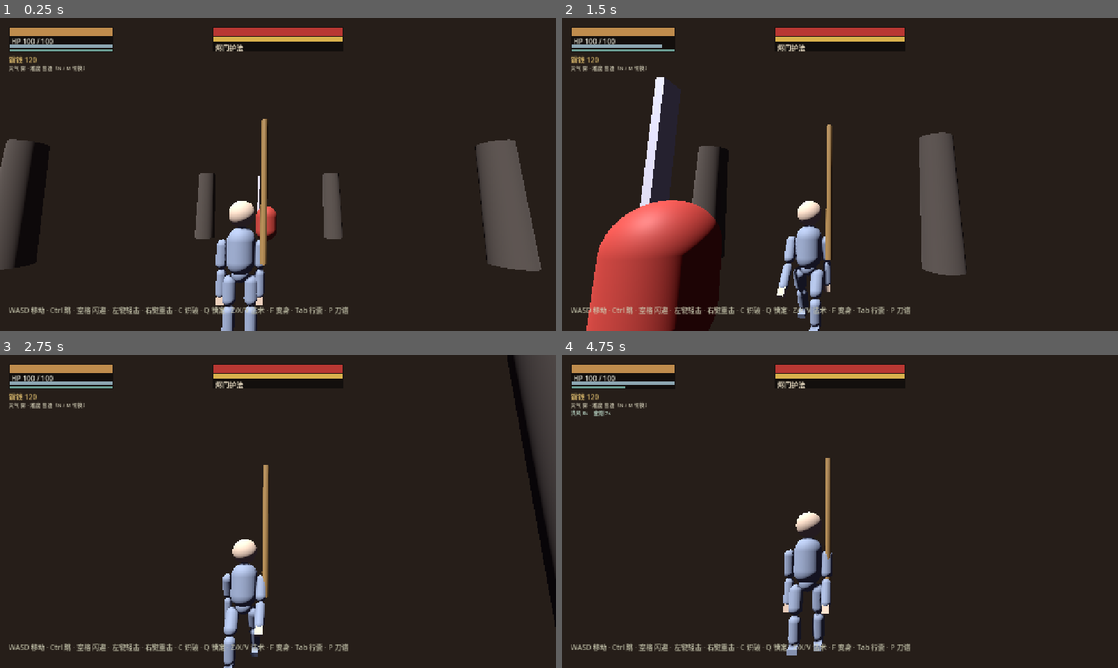
Above: before the commit, frames 1-4 (two rows, left to right).
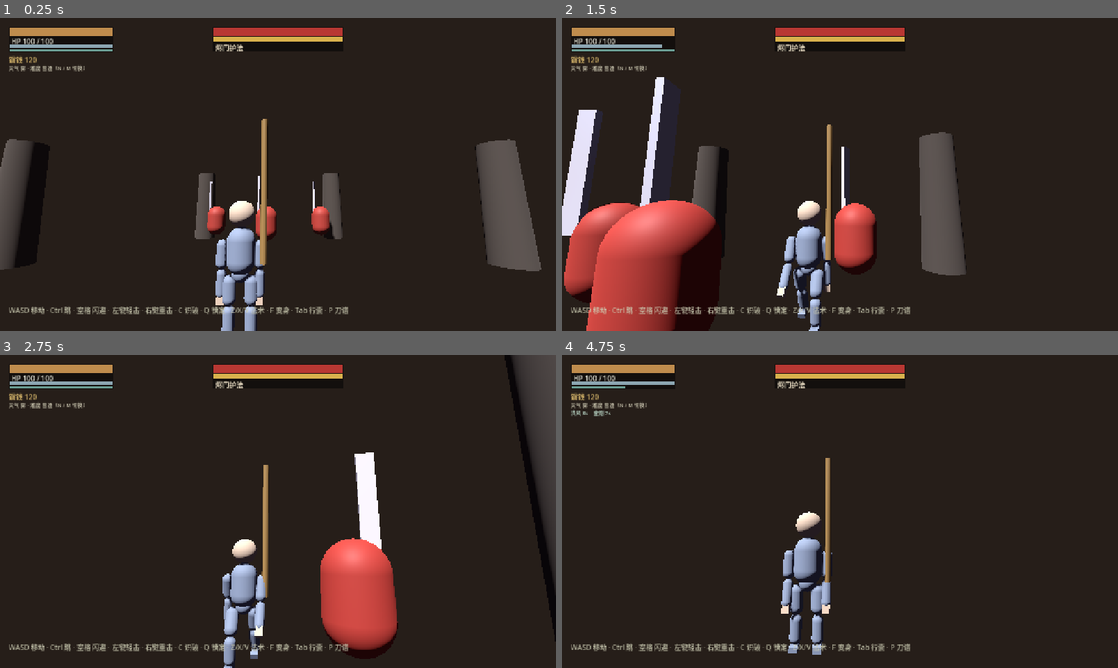
Above: after the commit, the same moments.

Repository: 3147ming/3D-Demo
Game: Godot game, scene res://scenes/main.tscn
Two runs of this game, one before a commit and one after it. Both use one fixed random seed, a clock stepped at 60 frames per second and the inputs below.
Inputs (mouse positions are in pixels of both pictures, inside the frame that each line leads up to):
- Up to frame 1 (0.25 s): no input
- Up to frame 2 (1.5 s): tap Enter at 0.5 s; move the mouse to (867, 174) at 0.52 s; hold W (move_up) from 0.53 s (still down); tap Space (dodge) at 0.6 s; tap Ctrl (jump) at 0.77 s; tap C (parry) at 0.8, 1.35 s; move the mouse to (812, 174) at 1.27 s
- Up to frame 3 (2.75 s): keep holding W (move_up); tap Ctrl (jump) at 1.52 s; tap R at 1.55, 2.1 s; move the mouse to (289, 505) at 2.02 s; tap T at 2.3 s
- Up to frame 4 (4.75 s): keep holding W (move_up); move the mouse to (834, 517) at 2.77 s; tap T at 2.85 s; tap Ctrl (jump) at 3.02, 3.77, 4.52 s; tap Y at 3.05, 3.6 s; move the mouse to (878, 514) at 3.52 s; tap U at 3.8, 4.35 s; move the mouse to (795, 508) at 4.27 s; tap F at 4.55 s

The runs differ from the first frame. In frame 1, 0.5% of the frame differs, in the area x 37-61%, y 52-71%; in frame 2, 4.8%; in frame 3, 6.2%, in the area x 40-100%, y 0-100%; in frame 4, 0.6%.

Commit message:
feat: multi-enemy encounters, token-based AI with feints, procedural sound effects
Spawns three enemies with a 7s respawn top-up, adds an attack token so only one enemy swings at a time while the rest orbit to surround, 25/40% feint-then-backstep, post-attack cooldowns, and per-target HUD bars. Adds an Sfx autoload that synthesizes nine WAV sounds at boot and hooks swings, hits, hurt, dodge, parry, spells, transform, deaths and pickups.

Diff:
--- a/project.godot
+++ b/project.godot
@@ -19,6 +19,10 @@
 config/features=PackedStringArray("4.7", "Forward Plus")
 config/icon="res://icon.svg"
 
+[autoload]
+
+Sfx="*res://scripts/sfx.gd"
+
 [display]
 
 window/size/viewport_width=1280
@@ -27,7 +31,6 @@
 window/stretch/aspect="expand"
 
 [input]
-
 move_up={
 "deadzone": 0.5,
 "events": [Object(InputEventKey,"resource_local_to_scene":false,"resource_name":"","device":-1,"window_id":0,"alt_press …(192 unchanged characters)…
--- a/scripts/enemy.gd
+++ b/scripts/enemy.gd
@@ -13,13 +13,18 @@
 var state := State.IDLE
 
 var hp: float = C.ENEMY_MAX_HP
+var hp_max: float = C.ENEMY_MAX_HP
 var poise: float = C.ENEMY_MAX_POISE
+var poise_max: float = C.ENEMY_MAX_POISE
 var attack_timer := 0.0
 var attack_phase := ""   # startup / active / recovery
 var hurt_timer := 0.0
 var freeze_timer := 0.0
 var speed_mult := 1.0
 var dmg_mult := 1.0
+var feint_chance := 0.25
+var orbit_dir := 1.0
+var attack_cooldown := 0.0
 var broken_timer := 0.0
 var target: Node3D = null
 
@@ -33,6 +38,7 @@
 	add_to_group("enemy")
 	add_to_group("hurtbox")
 	target = get_tree().get_first_node_in_group("player")
+	orbit_dir = 1.0 if randf() < 0.5 else -1.0
 
 func _build_self() -> void:
 	var col := CollisionShape3D.new()
@@ -119,33 +125,77 @@
 		if d < 14.0:
 			state = State.CHASE
 
-func _update_chase(_delta: float) -> void:
+func _update_chase(delta: float) -> void:
 	if not target or not is_instance_valid(target):
 		state = State.IDLE
 		return
+	attack_cooldown = maxf(0.0, attack_cooldown - delta)
+
 	var dir := (target.global_position - global_position)
 	dir.y = 0
 	var dist := dir.length()
-	look_at(global_position + dir.normalized(), Vector3.UP)
-	if dist > C.ENEMY_ATTACK_RANGE:
-		var mv := dir.normalized() * C.ENEMY_SPEED * speed_mult
+	var dir_n := dir.normalized()
+	look_at(global_position + dir_n, Vector3.UP)
+
+	var allowed := _request_token()
+
+	if dist > C.ENEMY_ATTACK_RANGE or not allowed:
+		var mv: Vector3
+		if dist > C.ENEMY_ATTACK_RANGE * 1.8 or allowed:
+			# 直接逼近
+			mv = dir_n * C.ENEMY_SPEED * speed_mult
+		else:
+			# 无进攻令牌：围绕玩家侧移，保持包围
+			var side := Vector3(-dir_n.z, 0.0, dir_n.x) * orbit_dir
+			var err := clampf(dist - C.ENEMY_ATTACK_RANGE * 1.5, -1.5, 1.5)
+			mv = (side + dir_n * err) * C.ENEMY_SPEED * 0.7 * speed_mult
 		velocity.x = mv.x
 		velocity.z = mv.z
 	else:
-		velocity.x = 0; velocity.z = 0
-		_start_attack()
+		velocity.x = 0.0
+		velocity.z = 0.0
+		if attack_cooldown <= 0.0:
+			_start_attack()
+
+func _request_token() -> bool:
+	var m := get_parent()
+	if m and m.has_method("request_attack"):
+		return bool(m.request_attack(self))
+	return true
+
+func _release_token() -> void:
+	var m := get_parent()
+	if m and m.has_method("release_attack"):
+		m.release_attack(self)
 
 func _start_attack() -> void:
 	state = State.ATTACK
-	attack_phase = "startup"
-	attack_timer = 0.5
-	velocity.x = 0; velocity.z = 0
+	velocity.x = 0.0
+	velocity.z = 0.0
+	# 佯攻：虚晃一枪后撤，逼迫玩家提前闪避
+	if randf() < feint_chance:
+		attack_phase = "feint"
+		attack_timer = 0.22
+	else:
+		attack_phase = "startup"
+		attack_timer = 0.5
 
 func _update_attack(delta: float) -> void:
 	attack_timer -= delta
 	if attack_timer > 0:
 		return
 	match attack_phase:
+		"feint":
+			# 后撤半步
+			if target and is_instance_valid(target):
+				var away := global_position - target.global_position
+				away.y = 0.0
+				away = away.normalized()
+				velocity.x = away.x * C.ENEMY_SPEED * 1.6
+				velocity.z = away.z * C.ENEMY_SPEED * 1.6
+			attack_cooldown = 1.0
+			_release_token()
+			state = State.CHASE
 		"startup":
 			attack_phase = "active"
 			attack_timer = 0.15
@@ -155,6 +205,8 @@
 			attack_phase = "recovery"
 			attack_timer = 0.7
 		"recovery":
+			attack_cooldown = 0.9
+			_release_token()
 			state = State.CHASE
 
 func _update_hurt(delta: float) -> void:
@@ -180,10 +232,12 @@
 			dmg *= 2.0
 	hp -= dmg
 	hp_changed.emit(hp, C.ENEMY_MAX_HP)
+	Sfx.play("hit")
 	var dir := (global_position - from_pos).normalized()
 	velocity.x = dir.x * kback
 	velocity.z = dir.z * kback
 	if state != State.BROKEN:
+		_release_token()
 		poise -= poi
 		posture_changed.emit(poise, C.ENEMY_MAX_POISE)
 		if poise <= 0:
@@ -196,5 +250,7 @@
 	if hp <= 0:
 		hp = 0
 		state = State.DEAD
+		_release_token()
+		Sfx.play("death")
 		died.emit(global_position)
 		queue_free()
--- a/scripts/main.gd
+++ b/scripts/main.gd
@@ -5,7 +5,13 @@
 const EnemyScript = preload("res://scripts/enemy.gd")
 
 var player: CharacterBody3D
-var enemy: CharacterBody3D
+var enemies: Array = []
+var hud_enemy: Node = null
+var active_attacker: Node = null
+var respawn_timer := 0.0
+var ehp_bar: ColorRect
+var epoise_bar: ColorRect
+var ehp_label: Label
 var ui: CanvasLayer
 var money_label: Label
 var buff_label: Label
@@ -19,7 +25,7 @@
 	_build_world()
 	_build_rain()
 	_spawn_player()
-	_spawn_enemy()
+	_spawn_enemies()
 	_build_hud()
 	_build_ui()
 	Input.mouse_mode = Input.MOUSE_MODE_CAPTURED
@@ -103,18 +109,45 @@
 	player.position = Vector3(0, 0, 4)
 	add_child(player)
 
-func _spawn_enemy() -> void:
-	enemy = CharacterBody3D.new()
-	enemy.set_script(EnemyScript)
-	enemy.position = Vector3(0, 0, -4)
-	add_child(enemy)
-	enemy.died.connect(_on_enemy_died)
-
-func _on_enemy_died(_pos: Vector3) -> void:
+func _spawn_enemies() -> void:
+	var spawns := [Vector3(0, 0, -4), Vector3(-3.6, 0, -6.6), Vector3(3.6, 0, -6.6)]
+	for p in spawns:
+		_spawn_enemy(p)
+
+func _spawn_enemy(pos: Vector3) -> void:
+	var e := CharacterBody3D.new()
+	e.set_script(EnemyScript)
+	e.position = pos
+	add_child(e)
+	e.speed_mult = 1.2 if difficulty == "hard" else 1.0
+	e.dmg_mult = 1.15 if difficulty == "hard" else 1.0
+	e.feint_chance = 0.40 if difficulty == "hard" else 0.25
+	e.died.connect(_on_enemy_died.bind(e))
+	enemies.append(e)
+	if hud_enemy == null:
+		hud_enemy = e
+
+func _on_enemy_died(_pos: Vector3, e: Node) -> void:
+	enemies.erase(e)
+	if hud_enemy == e:
+		hud_enemy = null
 	var drops := ["herb", "bloodsand", "bone", "ghostfire"]
 	player.add_item(drops[randi() % drops.size()], 1)
 	player.money += 15
+	Sfx.play("coin")
 	player.save_game()
+	respawn_timer = 7.0
+
+# 进攻令牌：同一时间只允许一名敌人出手，其余走位包围
+func request_attack(e: Node) -> bool:
+	if active_attacker == null or not is_instance_valid(active_attacker):
+		active_attacker = e
+		return true
+	return active_attacker == e
+
+func release_attack(e: Node) -> void:
+	if active_attacker == e:
+		active_attacker = null
 
 func _notification(what: int) -> void:
 	if what == NOTIFICATION_WM_CLOSE_REQUEST and player:
@@ -198,6 +231,35 @@
 		status_label.text = "天气 %s · 难度 %s（N / M 切换）" % [
 			"雨" if weather == "rain" else "雾",
 			"困难" if difficulty == "hard" else "普通"]
+
+	# 敌人血条跟随当前目标
+	if hud_enemy == null or not is_instance_valid(hud_enemy):
+		_pick_hud_enemy()
+	if hud_enemy and is_instance_valid(hud_enemy):
+		var hp_max: float = hud_enemy.hp_max
+		var poise_max: float = hud_enemy.poise_max
+		if ehp_bar:
+			ehp_bar.size.x = 296.0 * clampf(hud_enemy.hp / hp_max, 0.0, 1.0)
+		if epoise_bar:
+			epoise_bar.size.x = 296.0 * clampf(hud_enemy.poise / poise_max, 0.0, 1.0)
+
+	# 敌人补充
+	if respawn_timer > 0.0:
+		respawn_timer -= _delta
+		if respawn_timer <= 0.0 and enemies.size() < 3:
+			var a := randf() * TAU
+			_spawn_enemy(Vector3(cos(a) * 8.0, 0.0, sin(a) * 8.0 - 2.0))
+
+func _pick_hud_enemy() -> void:
+	var best: Node = null
+	var best_d := 1e9
+	for e in enemies:
+		if is_instance_valid(e):
+			var d: float = player.global_position.distance_to(e.global_position)
+			if d < best_d:
+				best_d = d
+				best = e
+	hud_enemy = best
 
 func _build_hud() -> void:
 	var canvas := CanvasLayer.new()
@@ -243,23 +305,21 @@
 	ehp.size = Vector2(300, 56)
 	ehp.position = Vector2(490, 20)
 	canvas.add_child(ehp)
-	var ehp_bar := ColorRect.new()
+	ehp_bar = ColorRect.new()
 	ehp_bar.color = Color(0.72, 0.22, 0.20)
 	ehp_bar.size = Vector2(296, 18)
 	ehp_bar.position = Vector2(2, 2)
 	ehp.add_child(ehp_bar)
-	var epoise_bar := ColorRect.new()
+	epoise_bar = ColorRect.new()
 	epoise_bar.color = Color(0.85, 0.70, 0.30)
 	epoise_bar.size = Vector2(296, 10)
 	epoise_bar.position = Vector2(2, 24)
 	ehp.add_child(epoise_bar)
-	var ehp_label := Label.new()
+	ehp_label = Label.new()
 	ehp_label.text = "烬门护法"
 	ehp_label.position = Vector2(6, 36)
 	ehp_label.add_theme_color_override("font_color", Color(0.9, 0.85, 0.75))
 	ehp.add_child(ehp_label)
-	enemy.hp_changed.connect(func(v, m): ehp_bar.size.x = 296.0 * (v / m))
-	enemy.posture_changed.connect(func(v, m): epoise_bar.size.x = 296.0 * (v / m))
 
 	# 操作提示
 	var hint := Label.new()
--- a/scripts/player.gd
+++ b/scripts/player.gd
@@ -421,6 +421,7 @@
 		_:
 			return false
 	bag[id] = count_item(id) - 1
+	Sfx.play("coin")
 	_refresh_ui()
 	return true
 
@@ -587,6 +588,7 @@
 	chi_timer = C.PLAYER_CHI_DELAY
 	spell_cd[key] = float(def["cd"])
 	chi_changed.emit(chi, C.PLAYER_MAX_CHI)
+	Sfx.play("spell")
 	return true
 
 func cast_freeze() -> bool:
@@ -617,6 +619,7 @@
 	chi_changed.emit(chi, C.PLAYER_MAX_CHI)
 	transformed = true
 	transform_timer = C.TRANSFORM_DURATION
+	Sfx.play("transform")
 	if body_pivot:
 		body_pivot.scale = Vector3(1.15, 1.15, 1.15)
 	if body_material:
@@ -947,6 +950,7 @@
 		return
 	heavy_flag = heavy
 	stamina -= atk.stamina
+	Sfx.play("swing")
 	stamina_changed.emit(stamina, get_max_stamina())
 	stamina_timer = C.PLAYER_STAMINA_DELAY
 	state = State.ATTACK
@@ -999,6 +1003,7 @@
 	dodge_dir = dir.normalized()
 	dodge_timer = C.PLAYER_DODGE_DURATION
 	stamina -= C.PLAYER_DODGE_COST
+	Sfx.play("dodge")
 	stamina_changed.emit(stamina, get_max_stamina())
 	stamina_timer = C.PLAYER_STAMINA_DELAY
 	look_at(global_position + dodge_dir, Vector3.UP)
@@ -1019,6 +1024,7 @@
 func _start_parry() -> void:
 	state = State.PARRY
 	parry_timer = C.PARRY_WINDOW
+	Sfx.play("parry")
 
 func _update_parry(delta: float) -> void:
 	parry_timer -= delta
@@ -1052,6 +1058,7 @@
 		actual *= 0.5
 	hp = maxf(hp - actual, 0.0)
 	hp_changed.emit(hp, get_max_hp())
+	Sfx.play("hurt")
 	var dir := (global_position - from_pos).normalized()
 	velocity.x = dir.x * kback
 	velocity.z = dir.z * kback
--- /dev/null
+++ b/scripts/sfx.gd
@@ -0,0 +1,70 @@
+extends Node
+## 程序化音效：启动时合成 WAV，无需外部音频资源
+
+const RATE := 22050
+
+var _streams := {}
+var _players: Array[AudioStreamPlayer] = []
+var _idx := 0
+
+func _ready() -> void:
+	_streams["swing"] = _make(0.18, "noise", 0.22, 900.0)
+	_streams["hit"] = _make(0.16, "metal", 0.42, 520.0)
+	_streams["hurt"] = _make(0.22, "noise", 0.36, 220.0)
+	_streams["dodge"] = _make(0.20, "noise", 0.18, 1400.0)
+	_streams["parry"] = _make(0.28, "metal", 0.40, 1180.0)
+	_streams["spell"] = _make(0.45, "sine", 0.30, 320.0)
+	_streams["transform"] = _make(0.70, "sweep", 0.36, 180.0)
+	_streams["death"] = _make(0.50, "noise", 0.34, 140.0)
+	_streams["coin"] = _make(0.18, "chime", 0.26, 1600.0)
+
+	for i in 8:
+		var p := AudioStreamPlayer.new()
+		add_child(p)
+		_players.append(p)
+
+func play(sound: String) -> void:
+	if not _streams.has(sound) or _players.is_empty():
+		return
+	var p := _players[_idx]
+	_idx = (_idx + 1) % _players.size()
+	p.stream = _streams[sound]
+	p.play()
+
+func _make(duration: float, kind: String, volume: float, freq: float) -> AudioStreamWAV:
+	var count := int(RATE * duration)
+	var data := PackedByteArray()
+	data.resize(count * 2)
+	var rng := RandomNumberGenerator.new()
+	rng.seed = 20261115
+	var phase := 0.0
+
+	for i in count:
+		var t := float(i) / RATE
+		var env := exp(-t * (5.0 / maxf(duration, 0.01)))
+		var s := 0.0
+		match kind:
+			"sine":
+				s = sin(TAU * freq * t)
+			"noise":
+				s = rng.randf_range(-1.0, 1.0) * 0.8
+			"metal":
+				s = sin(TAU * freq * t) * 0.6 \
+					+ sin(TAU * freq * 2.7 * t) * 0.25 \
+					+ rng.randf_range(-0.25, 0.25)
+			"sweep":
+				phase += TAU * (freq + 600.0 * t / maxf(duration, 0.01)) / RATE
+				s = sin(phase) * 0.8
+			"chime":
+				s = sin(TAU * freq * t) * 0.5 + sin(TAU * freq * 1.5 * t) * 0.4
+			_:
+				s = rng.randf_range(-1.0, 1.0)
+		var v := clampf(s * env * volume, -1.0, 1.0)
+		data.encode_s16(i * 2, int(v * 32767.0))
+
+	var w := AudioStreamWAV.new()
+	w.format = AudioStreamWAV.FORMAT_16_BITS
+	w.mix_rate = RATE
+	w.stereo = false
+	w.data = data
+	return w
